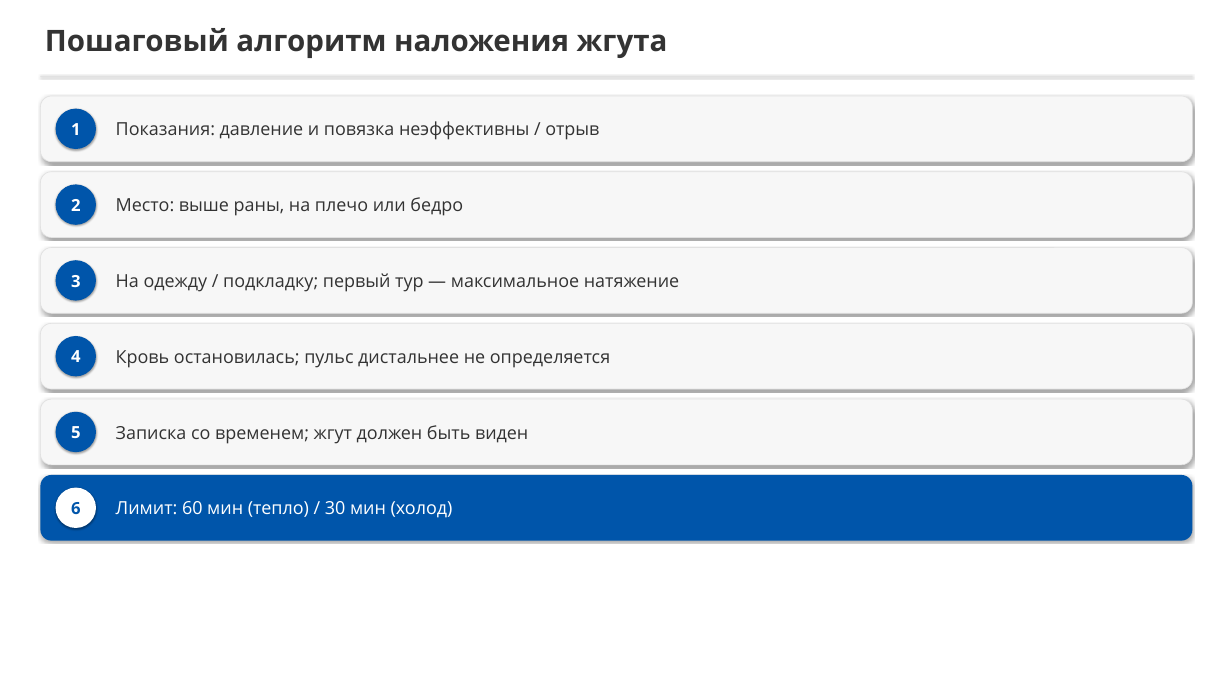
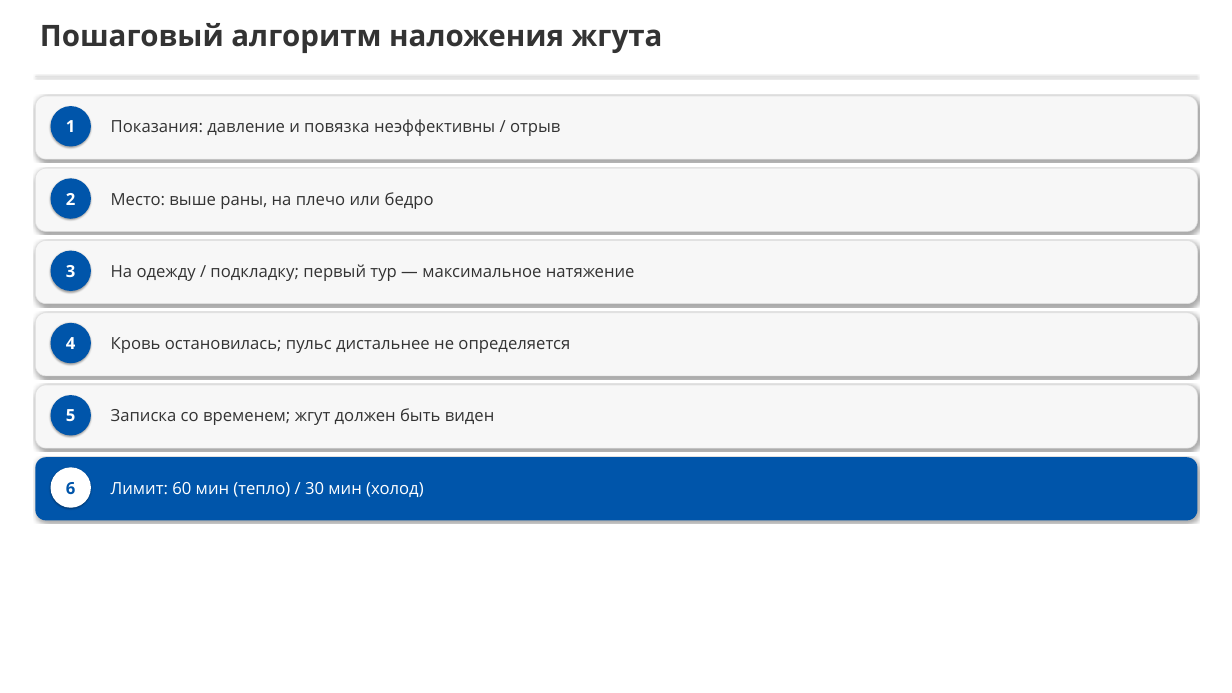
Before and after one commit to lysakalenushka-hash/-, a slide deck: slide 12 of tema2_bleeding/Способы_временной_остановки_кровотечения.pptx. Drawn at 1232x693 pixels with LibreOffice and Linux fonts; fonts in the diff are those of the drawing. Boxes give left, top, right and bottom in pixels: in the first picture for what was removed or moved away, otherwise in the second. Text is boxed around its words. In the diff, an @@ line names an element or a change of style, - is before the commit and + after.

```diff
--- a/tema2_bleeding/Способы_временной_остановки_кровотечения.pptx
+++ b/tema2_bleeding/Способы_временной_остановки_кровотечения.pptx
@@ text "Пошаговый алгоритм наложения жгута": place and size @@
-text "Пошаговый алгоритм наложения жгута" at (45,28,668,58)
+text "Пошаговый алгоритм наложения жгута" at (40,23,663,53)
@@ rectangle: place and size @@
-rectangle at (40,76,1192,77)
+rectangle at (36,76,1197,77)
@@ rounded rectangle: place and size @@
-rounded rectangle at (40,96,1192,162)
+rounded rectangle at (36,96,1197,159)
@@ rounded rectangle: place and size @@
-rounded rectangle at (40,172,1192,237)
+rounded rectangle at (36,168,1197,231)
@@ 2 texts, 2 ellipses: place and size @@
-2 texts, 2 ellipses at (55,109,96,225)
+2 texts, 2 ellipses at (50,106,91,218)
@@ rounded rectangle: place and size @@
-rounded rectangle at (40,248,1192,313)
+rounded rectangle at (36,241,1197,304)
@@ 2 texts, 1 ellipse: place and size @@
-2 texts, 1 ellipse at (55,260,679,300)
+2 texts, 1 ellipse at (50,250,635,291)
@@ rounded rectangle: place and size @@
-rounded rectangle at (40,323,1192,389)
+rounded rectangle at (36,313,1197,376)
@@ rounded rectangle: place and size @@
-rounded rectangle at (40,399,1192,465)
+rounded rectangle at (36,385,1197,448)
@@ 4 texts, 2 ellipses: place and size @@
-4 texts, 2 ellipses at (55,336,610,452)
+4 texts, 2 ellipses at (50,323,570,435)
@@ rounded rectangle: place and size @@
-rounded rectangle at (40,475,1192,540)
+rounded rectangle at (36,457,1197,521)
@@ 2 texts, 1 ellipse: place and size @@
-2 texts, 1 ellipse at (55,487,453,528)
+2 texts, 1 ellipse at (50,467,423,508)
@@ size 28 to 26 pt in 6 elements at (111,119,560,136), (111,192,434,209), (111,264,635,281), (111,337,570,353), (111,408,495,425), (111,482,423,497) @@
```
Also in this commit, not shown: 6 other slides changed, 11 slides added, 11 slides removed, 7 other files.
